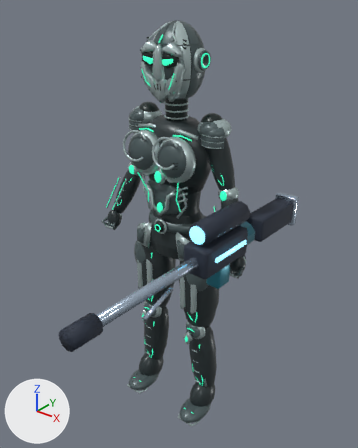
Before and after pictures for a commit that changed the FBX model ArtSource/Heroes/ConceptModels/Sivra-model.fbx.
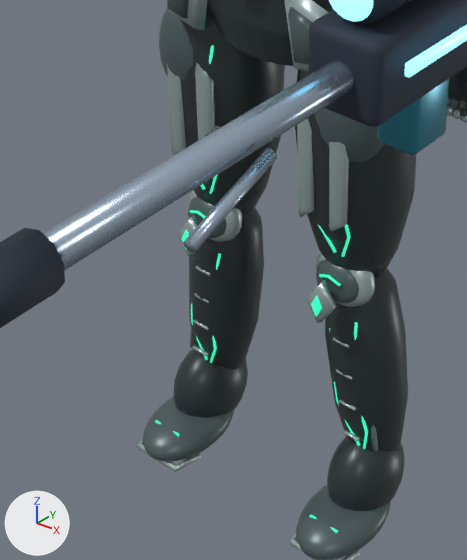
The first picture shows the older version from a 50 mm camera at (1.231, -1.522, 1.931) aimed at (0.124, -0.139, 1.073). The close-ups show the older and then the newer version on the part from 23% to 66% of the width and 53% to 94% of the height of that picture. Only the edits that show in the close-ups are written down. Every picture has the same lights, and +X, +Y and +Z are marked at lower left. Vertices at exactly the same position are counted once.

Objects in the first close-up: 'DF_Anatomy', 'DF_WeaponR'.
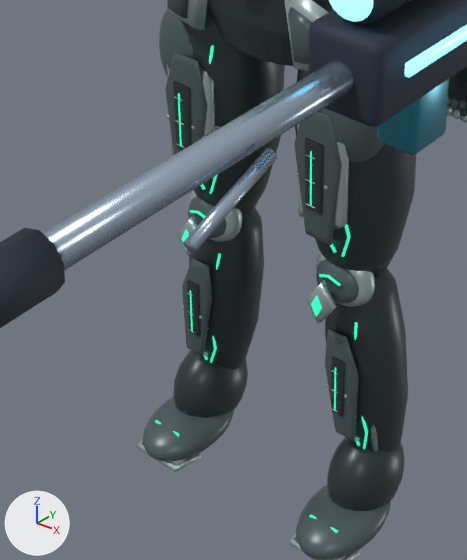
What changed in the scene script:
```text
Change me_df_anatomy:
    used by ob_df_anatomy; location = (0.0, 0.0, 0.0)
    remove me_df_anatomy.from_pydata(...)  # 40336 vertices, 78690 faces; spans x -0.39..0.39, y -0.18..0.15, z 0.02..1.81
    add me_df_anatomy.from_pydata(...)  # 41832 vertices, 81354 faces; spans x -0.39..0.39, y -0.18..0.15, z 0.02..1.81
    me_df_anatomy part 1: the loose piece of 13 vertices spanning x -0.17..-0.14, y -0.09..-0.07, z 0.61..0.81 is copied, and the copy is scaled about its middle by (1.16, 0.364, 0.664), then moved by (0.03, -0.02, 0.0), in mat_cyberranger_surface_0 (dark grey #2f393b); it spans x -0.14..-0.11, y -0.1, z 0.65..0.77
    me_df_anatomy part 2: a new loose piece, a 6-sided cylinder along z spanning x -0.1284..-0.1254, y -0.1065..-0.1039, z 0.6671..0.7591, in mat_cyberranger_surface_3 (green #2cd3a2, glowing green #2cd3a2)
    me_df_anatomy part 3: the loose piece of 13 vertices spanning x -0.17..-0.14, y -0.09..-0.07, z 0.61..0.81 is copied, and the copy is scaled about its middle by (0.872, 0.364, 0.602), then moved by (0.0, 0.02, -0.4), in mat_cyberranger_surface_0 (dark grey #2f393b); it spans x -0.16..-0.14, y -0.07..-0.06, z 0.26..0.37
    me_df_anatomy part 4: a new loose piece, a 6-sided cylinder along z spanning x -0.1519..-0.1489, y -0.0724..-0.0698, z 0.2732..0.3566, in mat_cyberranger_surface_3 (green #2cd3a2, glowing green #2cd3a2)
    me_df_anatomy part 5: 161 vertices added at x -0.17..0.17, y -0.11..-0.09, z 0.6..0.82
    me_df_anatomy part 6: 161 vertices added at x -0.18..0.18, y -0.07..-0.05, z 0.21..0.41
    other edits to the shape of me_df_anatomy do not show in these pictures
```

What differs and where, as boxes (x1, y1, x2, y2) in the close-ups (467 x 560 px):
part 1 of me_df_anatomy, added: after (173, 81, 191, 150)
part 2 of me_df_anatomy, added: after (178, 93, 182, 146)
part 3 of me_df_anatomy, added: after (187, 280, 200, 337)
part 4 of me_df_anatomy, added: after (190, 290, 193, 331)
part 5 of me_df_anatomy, added: after (165, 52, 342, 245)
part 6 of me_df_anatomy, added: after (182, 258, 359, 442)
